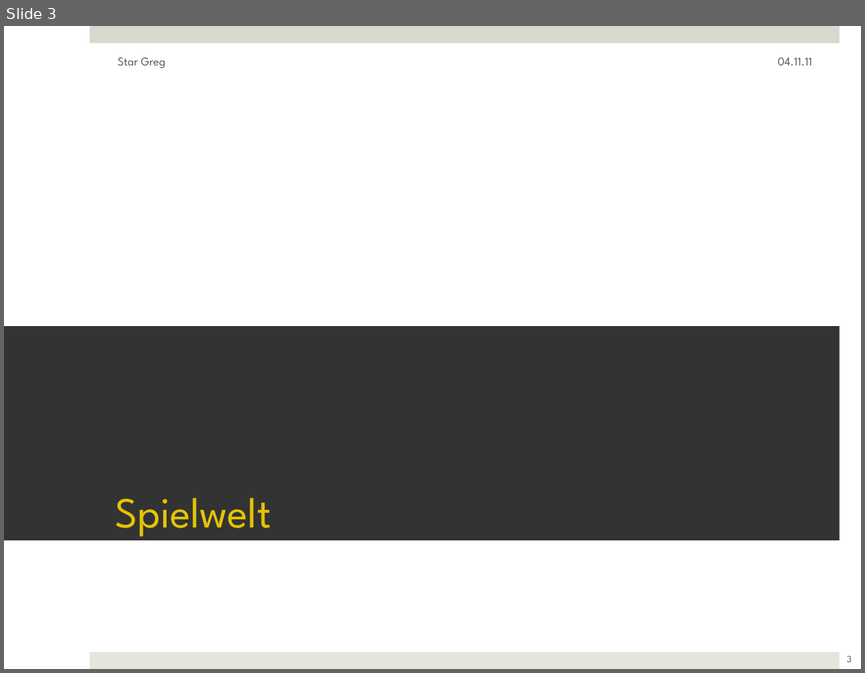
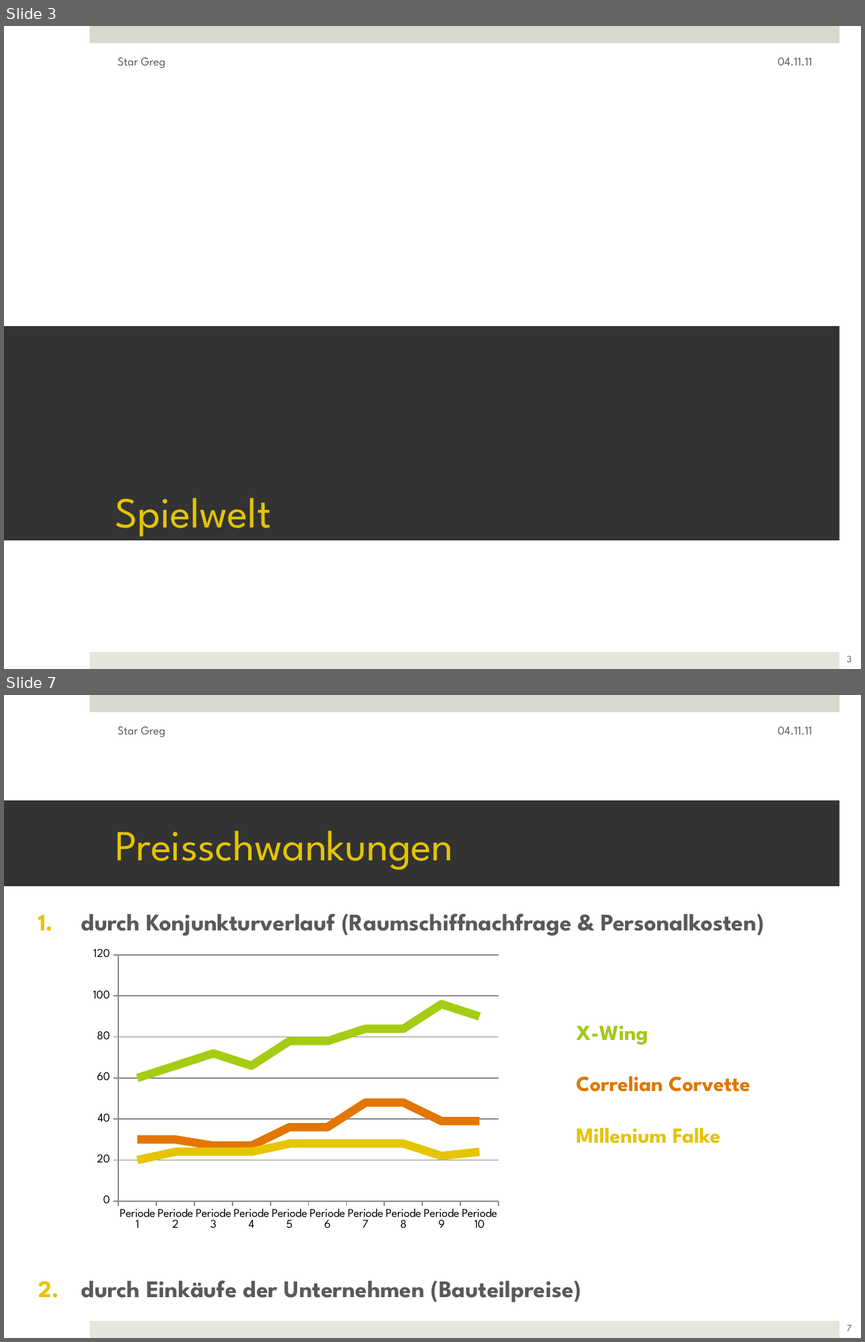
Before and after one commit to ftes/stargreg, a slide deck: 70 Praesentation/50 StarGreg Finish.pptx. Shown one above the other, each under a label of ours: slide 3 before the commit, slides 3 and 7 after it; the slides between them are not shown. The pictures are 865x673 and 865x1342 pixels, drawn with LibreOffice and Linux fonts; fonts in the diff are those of the drawing. Boxes give left, top, right and bottom in pixels: in the first picture for what was removed or moved away, otherwise in the second. Text is boxed around its words. In the diff, an @@ line names an element or a change of style, - is before the commit and + after.

```diff
--- a/70 Praesentation/50 StarGreg Finish.pptx
+++ b/70 Praesentation/50 StarGreg Finish.pptx
@@ slide 7 added at (4,695,861,1338), background #FFFFFF; not listed: 2 template elements that a slide beside it also shows @@
@@ text added at (118,726,165,737), 10 pt, text #595959 @@
+Star Greg
@@ text added at (778,726,813,734), 10 pt, text #595959 @@
+04.11.11
@@ title added at (4,800,839,886), fill #333333, 36 pt, text #E4C402 @@
+Preisschwankungen
@@ text added at (81,913,765,1302), 20 pt, text #595959, bold @@
+1. durch Konjunkturverlauf (Raumschiffnachfrage & Personalkosten)
+2. durch Einkäufe der Unternehmen (Bauteilpreise)
@@ line chart added at (83,913,679,1338) @@
+categories: Periode 1, Periode 2, Periode 3, Periode 4, Periode 5, Periode 6, Periode 7, Periode 8, Periode 9, Periode 10
+Series 1: 60, 66, 72, 66, 78, 78, 84, 84, 96, 90
+Series 2: 30, 30, 27, 27, 36, 36, 48, 48, 39, 39
+Series 3: 20, 24, 24, 24, 28, 28, 28, 28, 22, 24
+Series 4: -, -, -, -, -, -, -, -, -, -
+Series 5: -, -, -, -, -, -, -, -, -, -
+Series 6: -, -, -, -, -, -, -, -, -, -
@@ text added at (576,1025,750,1143), 18 pt, text #E07602, bold @@
+X-Wing
+Correlian Corvette
+Millenium Falke
@@ page number added at (847,1325,851,1331), 8 pt, text #595959 @@
+7
```
Also in this commit, not shown: 9 slides changed, 4 other slides added, 1 slide removed.
